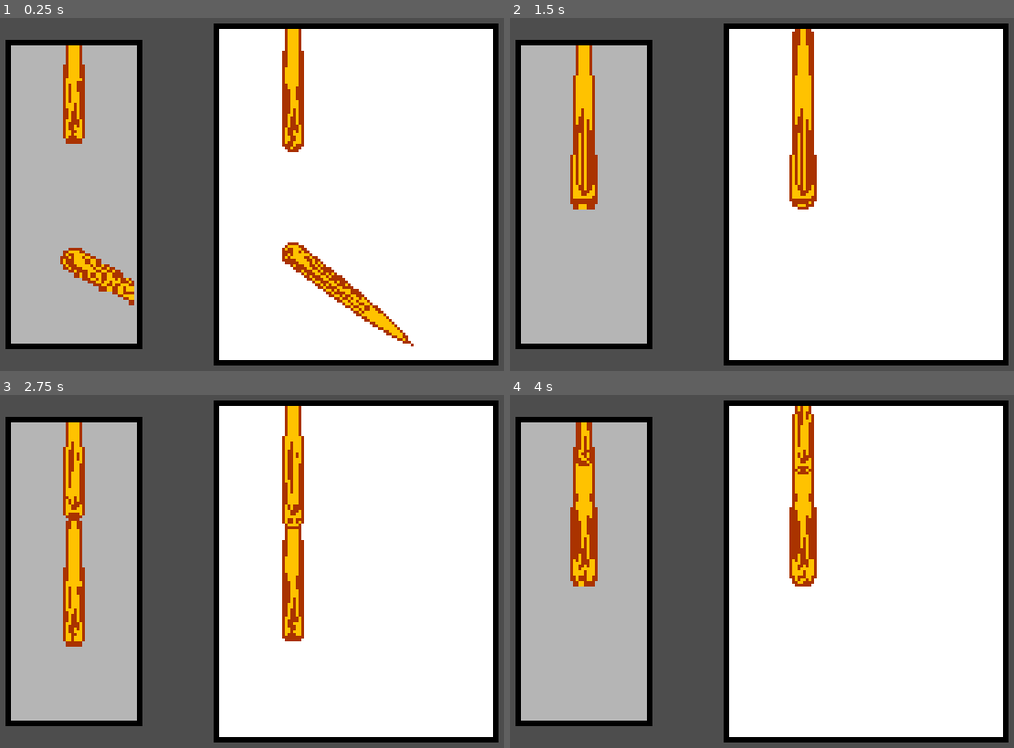
Above: before the commit, frames 1-4 (two rows, left to right).
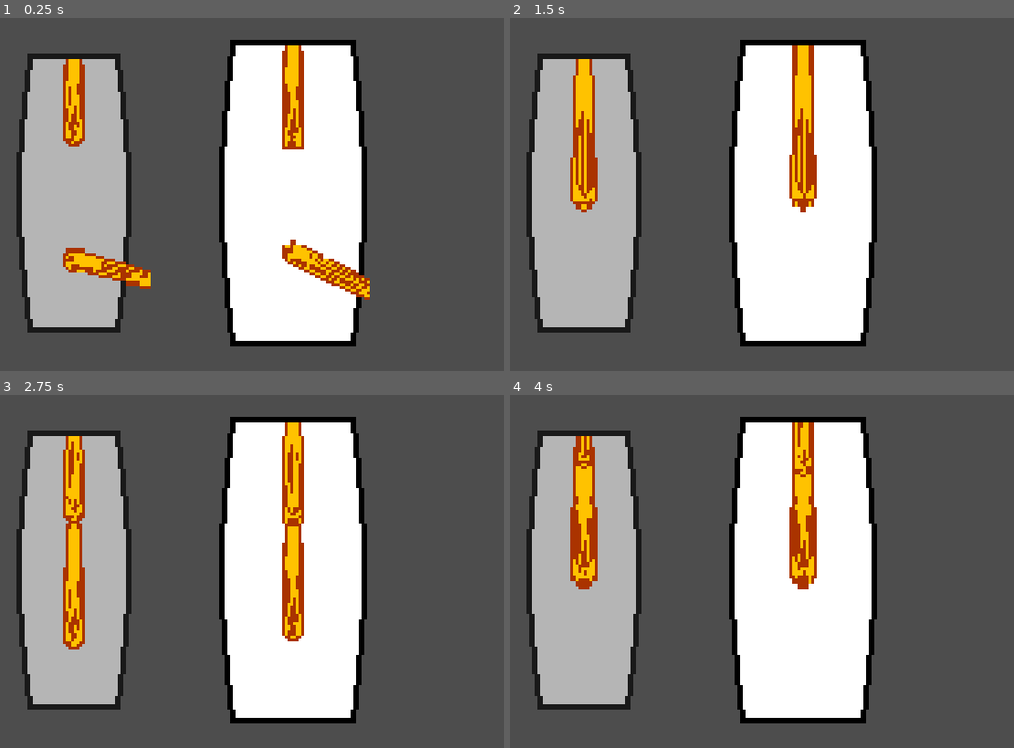
Above: after the commit, the same moments.

Repository: tm-nielsen/big-boy-balance-beam
Game: Godot game, scene res://scenes/character_select.tscn
Same seed, same stepped clock (60 frames per second), same inputs: the game is played once before the commit and once after it. This scene is started directly instead of the project's main scene.
Inputs:
- Up to frame 1 (0.25 s): no input
- Up to frame 2 (1.5 s): tap Enter at 0.5 s
- Up to frame 3 (2.75 s): no input
- Up to frame 4 (4 s): no input

The runs differ from the first frame. In frame 1, 44% of the frame differs, in the area x 1-99%, y 1-99%; in frame 2, 43%; in frame 3, 43%; in frame 4, 43%.

Commit message:
Improved carousel drawing - updated carousel draw function to make sides curved into a barrel - added viewport clipping margin parameter

Diff:
--- a/scenes/character_select.tscn
+++ b/scenes/character_select.tscn
@@ -13,13 +13,14 @@
 preview_prefab = ExtResource("4_cy3e1")
 carousel_item_count = 2.0
 carousel_radius = 60.0
-rect = Rect2(-24, 0, 48, 111)
+size = Vector2(36, 100)
 fill_colour = Color(1, 1, 1, 0.588235)
+border_colour = Color(0.1, 0.1, 0.1, 1)
 
 [node name="CharacterSelector2" type="Node2D" parent="."]
 position = Vector2(40, 0)
 script = ExtResource("1_b3odk")
 preview_prefab = ExtResource("4_cy3e1")
 player_index = 2
-rect = Rect2(-28, 0, 102, 123)
+clipping_margin = Vector2(12, 0)
 fill_colour = Color(1, 1, 1, 1)
--- a/scripts/character_selection/selection_carousel.gd
+++ b/scripts/character_selection/selection_carousel.gd
@@ -3,6 +3,7 @@
 extends Node2D
 
 @export_range(1, 2) var player_index: int = 1
+@export var clipping_margin := Vector2(24, 0)
 
 @export_subgroup('movement settings')
 @export var spin_speed: float = 6
@@ -15,7 +16,9 @@
 @export var carousel_radius: float = 80
 
 @export_subgroup('drawing')
-@export var rect := Rect2(-16, 0, 32, 92)
+@export var size := Vector2(48, 110)
+@export var curve_radius: float = 4
+@export var curve_steps: int = 6
 @export var fill_colour := Color.TRANSPARENT
 @export var border_colour := Color.BLACK
 @export var border_width: float = 2
@@ -84,9 +87,9 @@
   viewport.canvas_item_default_texture_filter = texture_filter
   var container = SubViewportContainer.new()
   add_child(container)
-  container.position = rect.position
-  container.position.y += (border_width - rect.size.y) / 2
-  container.size = rect.size - Vector2.ONE * border_width
+  container.position = -(size + clipping_margin) / 2
+  container.position.y += border_width / 2
+  container.size = size + clipping_margin - Vector2.ONE * border_width
   container.stretch = true
   container.add_child(viewport)
   return viewport
@@ -99,7 +102,7 @@
     _move_item(i)
 
 func _move_item(index: int):
-  var centre = -rect.position + Vector2.DOWN * rect.size.y / 2
+  var centre = (size + clipping_margin) / 2
   items[index].position = centre + _get_displacement(index)
 
 
@@ -128,10 +131,24 @@
 
 
 func _draw():
-  var offset_rect = rect
-  offset_rect.position.y -= rect.size.y / 2
-  draw_rect(offset_rect, fill_colour)
-  draw_rect(offset_rect, border_colour, false, border_width)
+  var points = PackedVector2Array()
+  points.append_array(_get_curve_points(-size / 2, -1, 1))
+  points.append_array(_get_curve_points(size / 2, 1, -1))
+
+  draw_colored_polygon(points, fill_colour)
+  points.append(points[0])
+  draw_polyline(points, border_colour, border_width)
+
+func _get_curve_points(origin: Vector2, x_direction: float, y_direction: float) -> PackedVector2Array:
+  var points = PackedVector2Array()
+  origin.x -= x_direction * curve_radius / 2
+  for i in curve_steps:
+    var p = origin
+    p.x += x_direction * curve_radius * sin(PI * i / curve_steps)
+    points.append(p)
+    origin.y += y_direction * size.y / curve_steps
+  points.append(origin)
+  return points
 
 
 func is_numbered_action_just_pressed(simple_name: String) -> bool:
